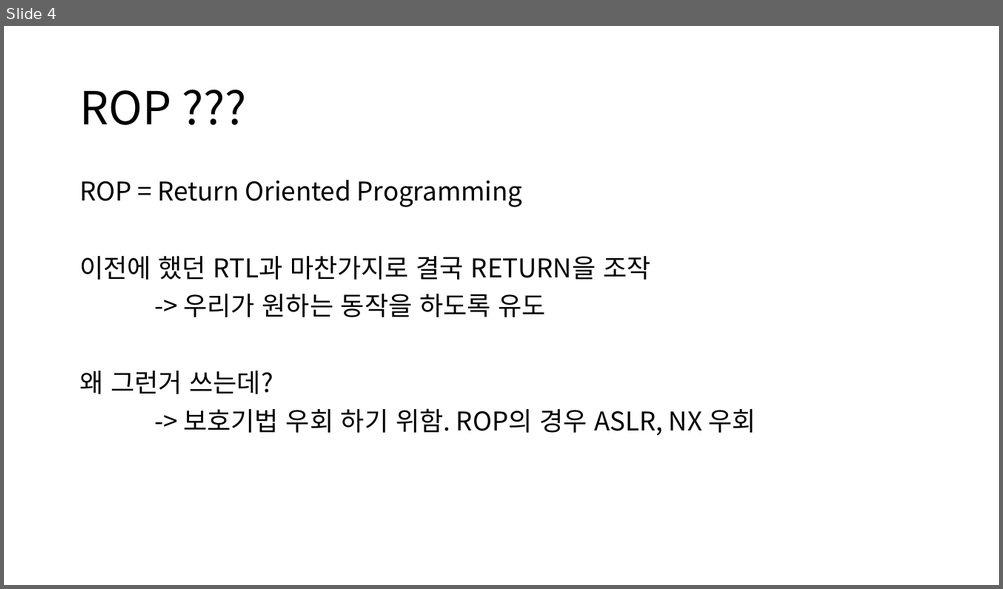
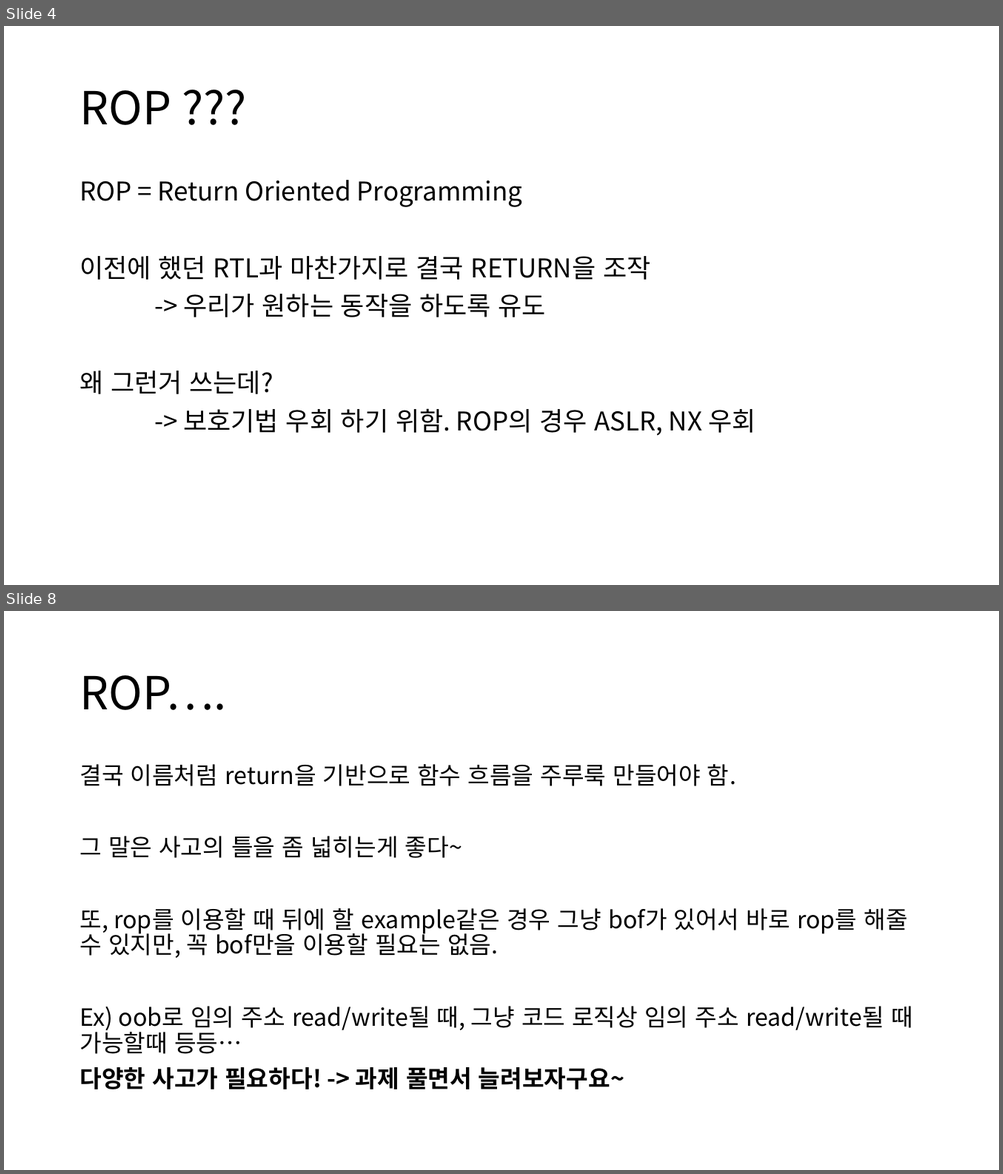
Before and after one commit to more-kohii/Cykor_seminar, a slide deck: ROP_FSB.pptx. Shown one above the other, each under a label of ours: slide 4 before the commit, slides 4 and 8 after it; the slides between them are not shown. The pictures are 1003x589 and 1003x1174 pixels, drawn with LibreOffice and Linux fonts; fonts in the diff are those of the drawing. Boxes give left, top, right and bottom in pixels: in the first picture for what was removed or moved away, otherwise in the second. Text is boxed around its words. In the diff, an @@ line names an element or a change of style, - is before the commit and + after.

```diff
--- a/ROP_FSB.pptx
+++ b/ROP_FSB.pptx
@@ slide 8 added at <box>4,611,999,1170</box>, background #FFFFFF @@
@@ title added at <box>79,675,226,710</box>, 44 pt, text #000000 @@
+ROP….
@@ text added at <box>79,764,913,1090</box>, 23 pt, text #000000 @@
+결국 이름처럼 return을 기반으로 함수 흐름을 주루룩 만들어야 함.
+그 말은 사고의 틀을 좀 넓히는게 좋다~
+또, rop를 이용할 때 뒤에 할 example같은 경우 그냥 bof가 있어서 바로 rop를 해줄 수 있지만, 꼭 bof만을 이용할 필요는 없음.
+Ex) oob로 임의 주소 read/write될 때, 그냥 코드 로직상 임의 주소 read/write될 때 가능할때 등등…
+다양한 사고가 필요하다! -> 과제 풀면서 늘려보자구요~
```
Also in this commit, not shown: 2 slides changed, 21 other slides added, 2 slides removed.
